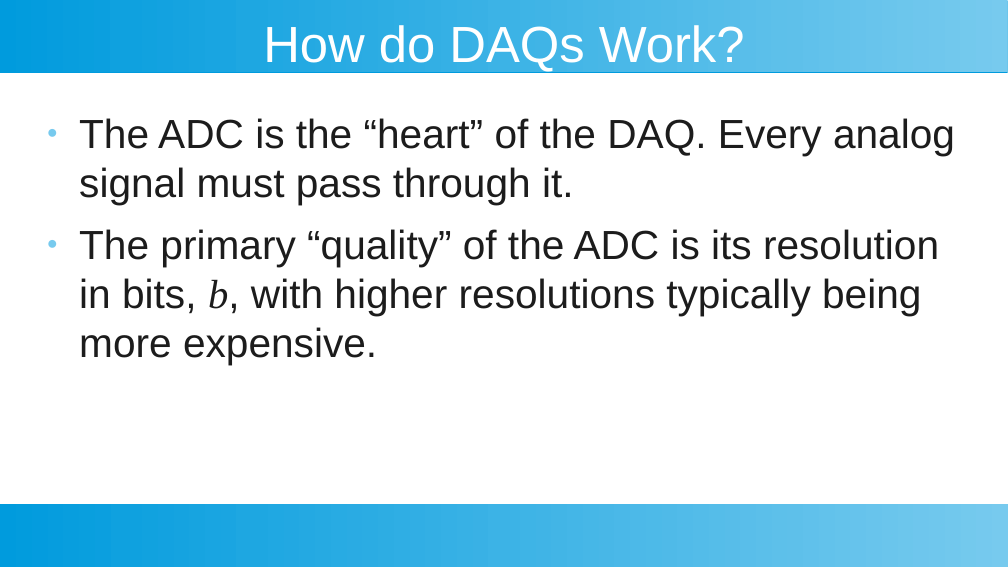
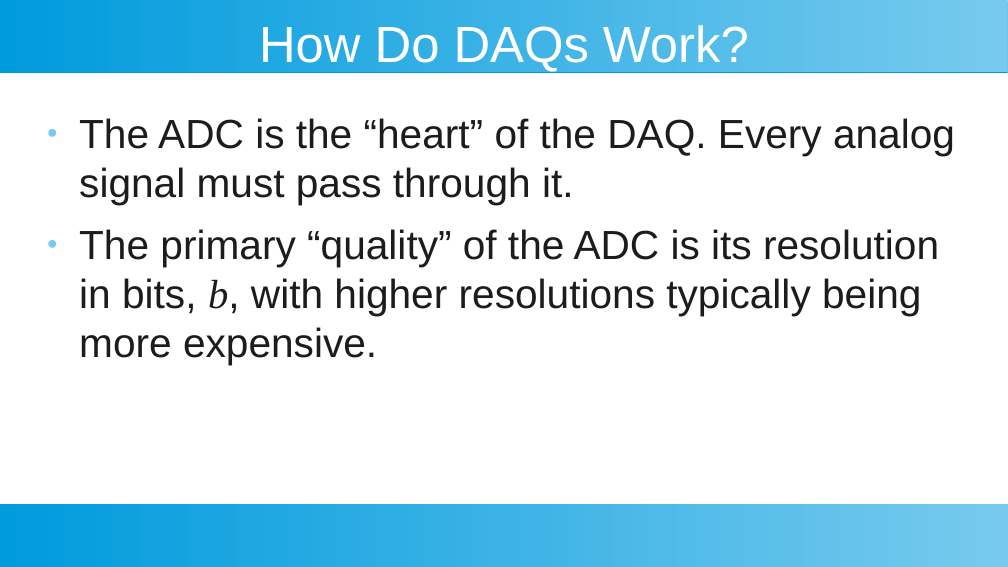
Before and after one commit to StellarRemnants/muDAQ, a slide deck: slide 11 of Presentation_2022-10-07.odp (slide 9 before the commit). Drawn at 1008x567 pixels with LibreOffice and Linux fonts; fonts in the diff are those of the drawing. Boxes give left, top, right and bottom in pixels: in the first picture for what was removed or moved away, otherwise in the second. Text is boxed around its words. In the diff, an @@ line names an element or a change of style, - is before the commit and + after.

```diff
--- a/Presentation_2022-10-07.odp
+++ b/Presentation_2022-10-07.odp
@@ title at (x1=259, y1=25, x2=749, y2=72): text changed @@
-How do DAQs Work?
+How Do DAQs Work?
```
Also in this commit, not shown: 10 other slides changed, 9 slides added, 4 other files.
